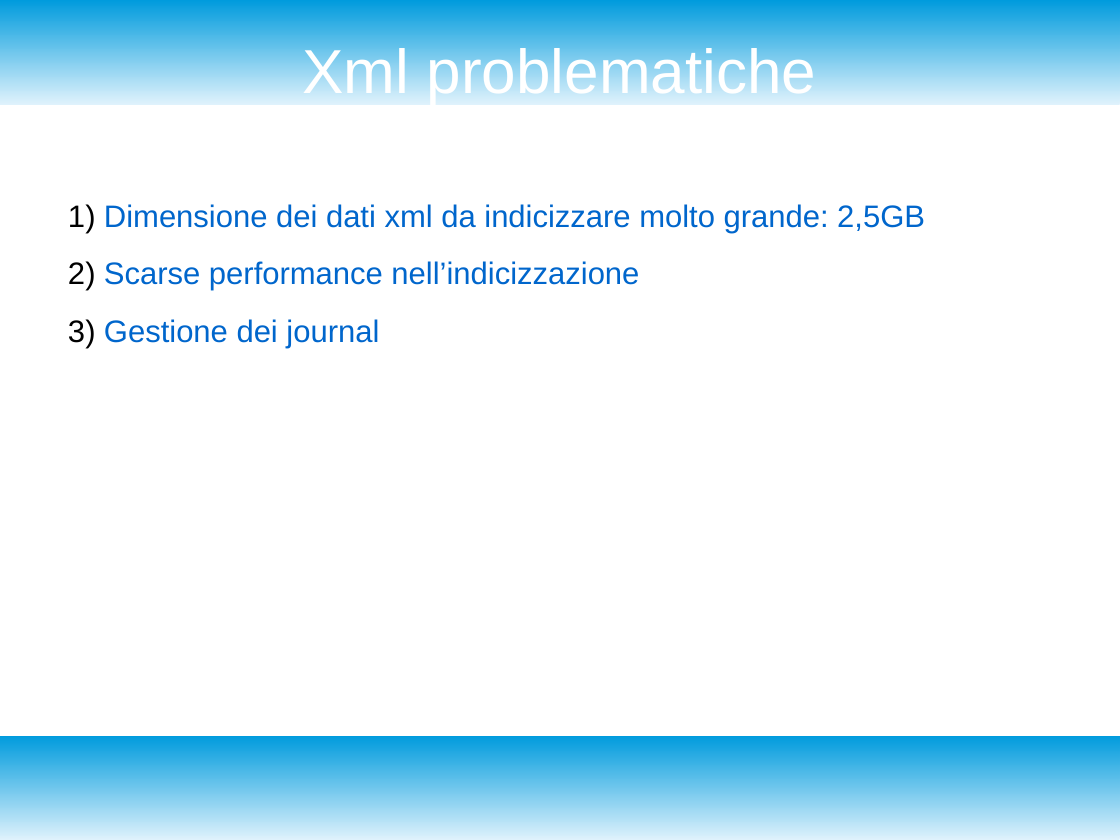
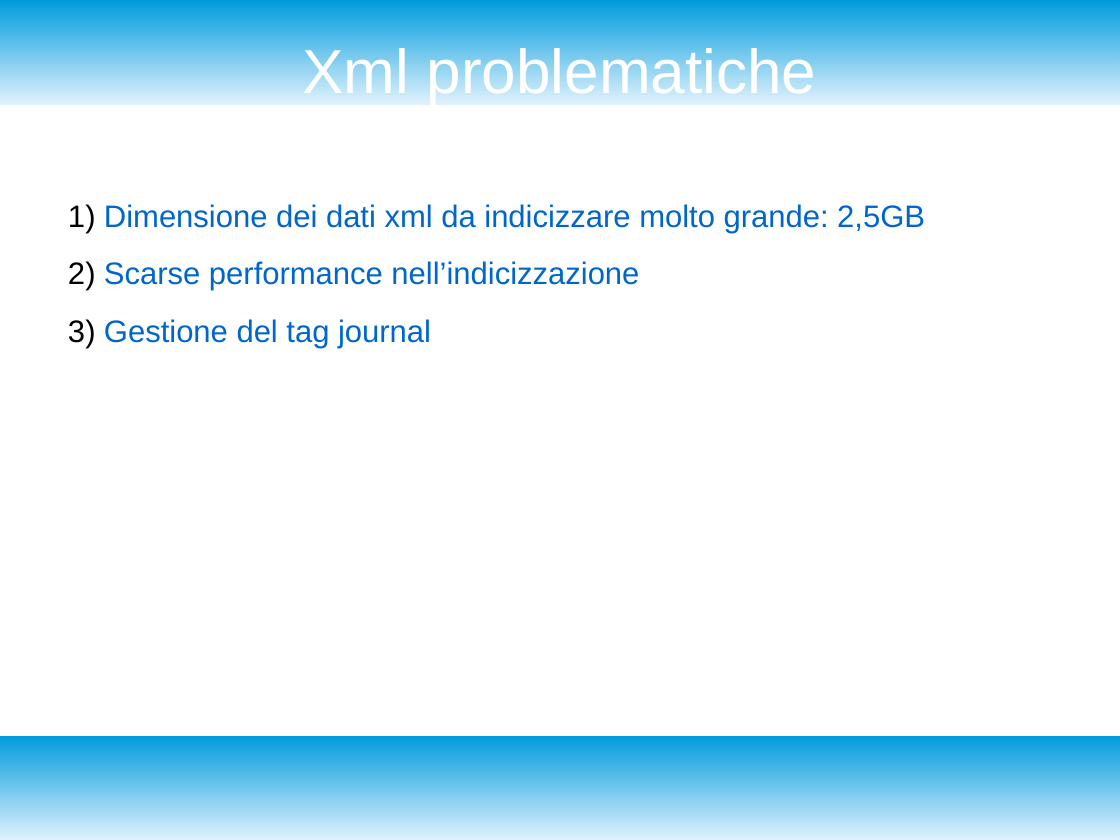
Before and after one commit to enrico404/SearchEngineForDblp, a slide deck: slide 8 of DocDblpSearchEngine.odp. Drawn at 1120x840 pixels with LibreOffice and Linux fonts; fonts in the diff are those of the drawing. Boxes give left, top, right and bottom in pixels: in the first picture for what was removed or moved away, otherwise in the second. Text is boxed around its words. In the diff, an @@ line names an element or a change of style, - is before the commit and + after.

```diff
--- a/DocDblpSearchEngine.odp
+++ b/DocDblpSearchEngine.odp
@@ text at [104, 319, 431, 348]: text changed @@
-3) Gestione dei journal
+3) Gestione del tag journal
```
Also in this commit, not shown: 1 other slide changed, 2 other files.
